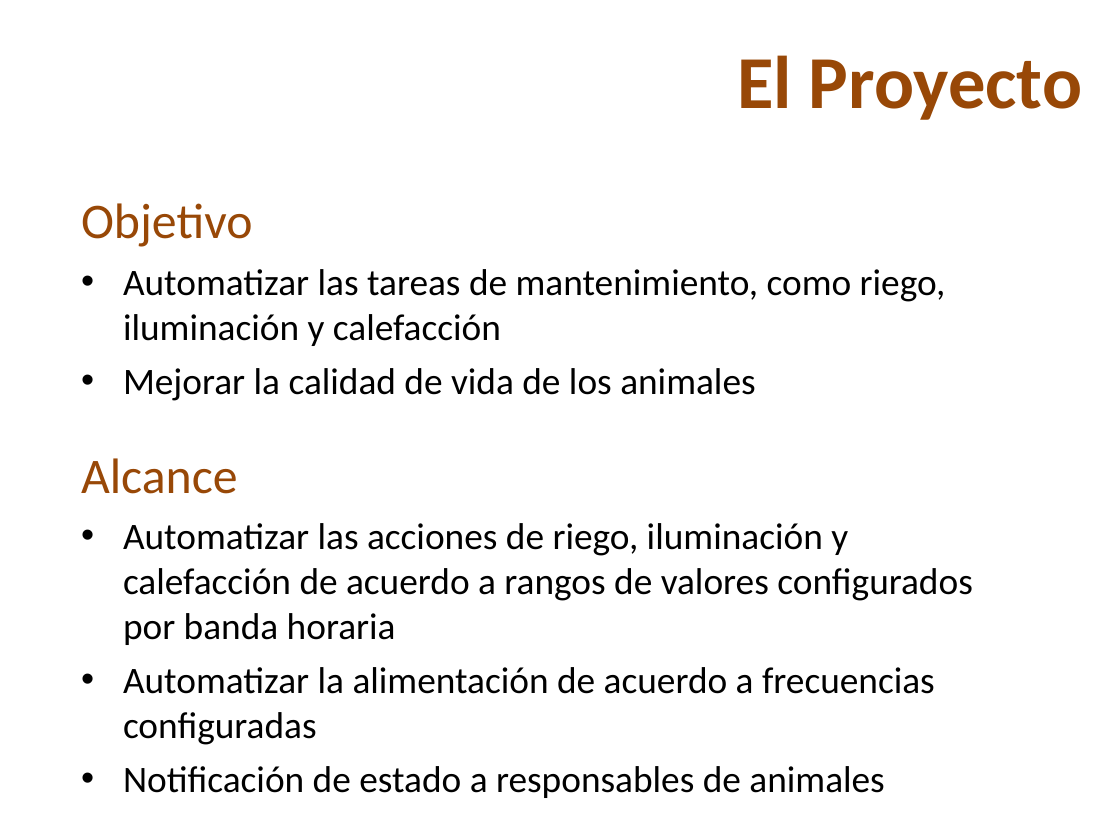
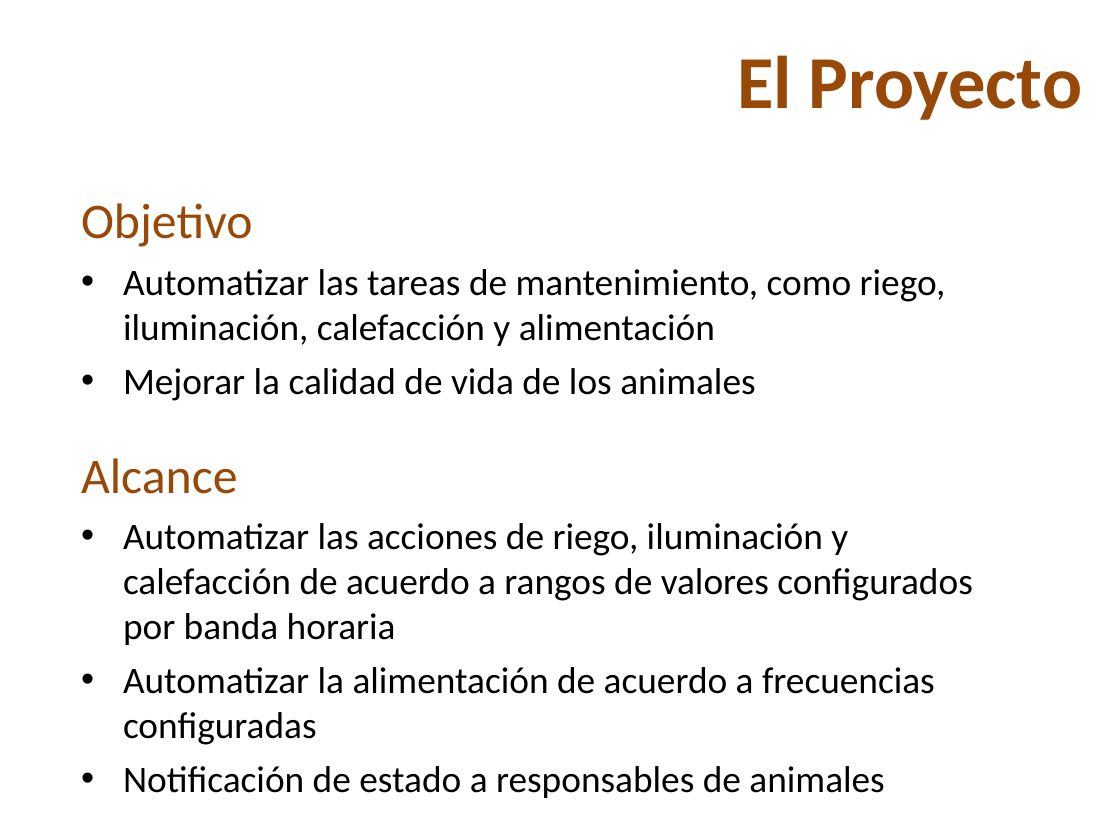
Before and after one commit to skiel85/taller-desarrollo-proyectos-i, a slide deck: slide 3 of Presentaciones/PresentacionDesarrollo.ppt. Drawn at 1120x840 pixels with LibreOffice and Linux fonts; fonts in the diff are those of the drawing; background and template pictures are left out. Boxes give left, top, right and bottom in pixels: in the first picture for what was removed or moved away, otherwise in the second. Text is boxed around its words. In the diff, an @@ line names an element or a change of style, - is before the commit and + after.

```diff
--- a/Presentaciones/PresentacionDesarrollo.ppt
+++ b/Presentaciones/PresentacionDesarrollo.ppt
@@ text at (123, 269, 946, 346): text changed @@
-• Automatizar las tareas de mantenimiento, como riego, iluminación y calefacción
+• Automatizar las tareas de mantenimiento, como riego, iluminación, calefacción y alimentación
```
Also in this commit, not shown: 2 other slides changed.
